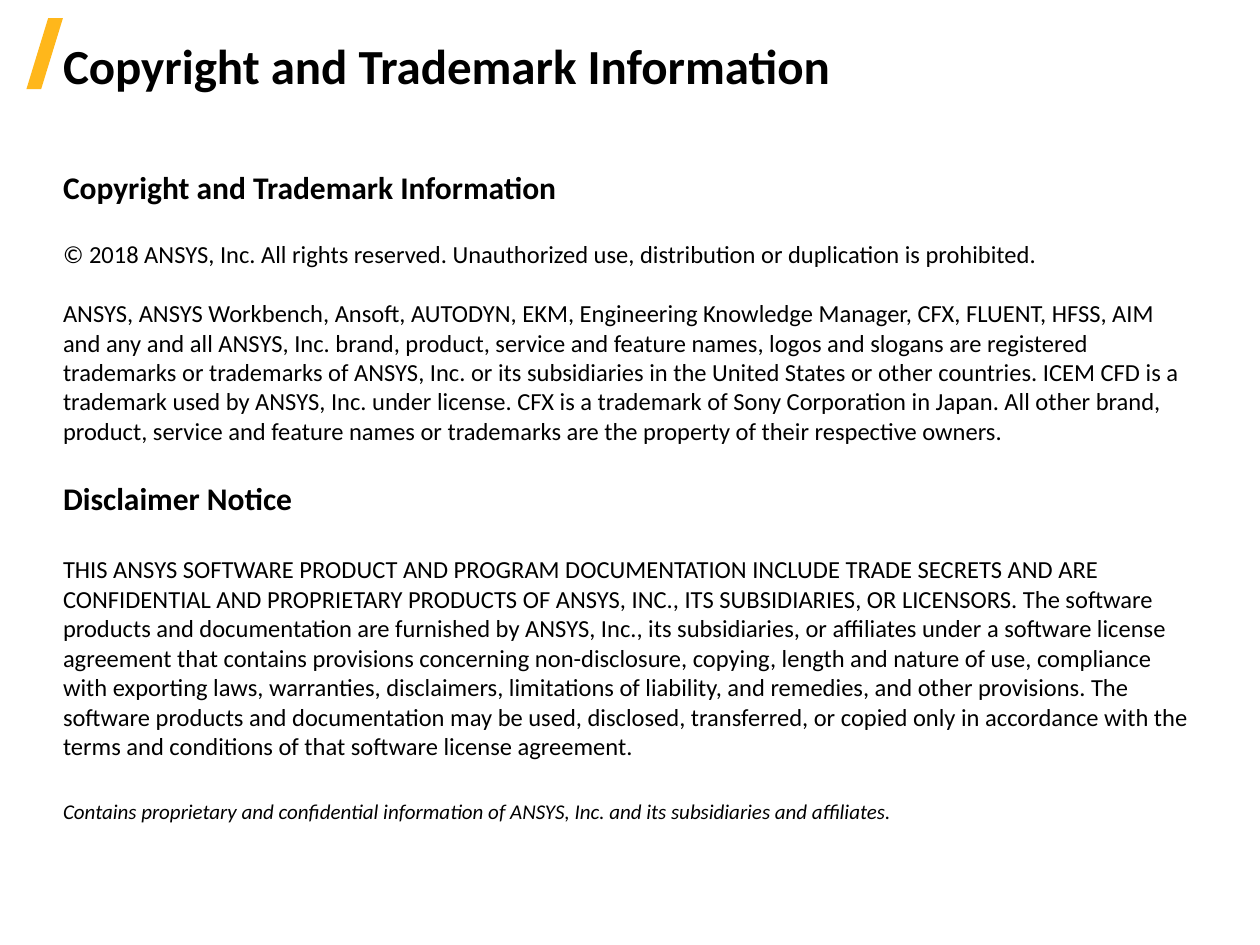
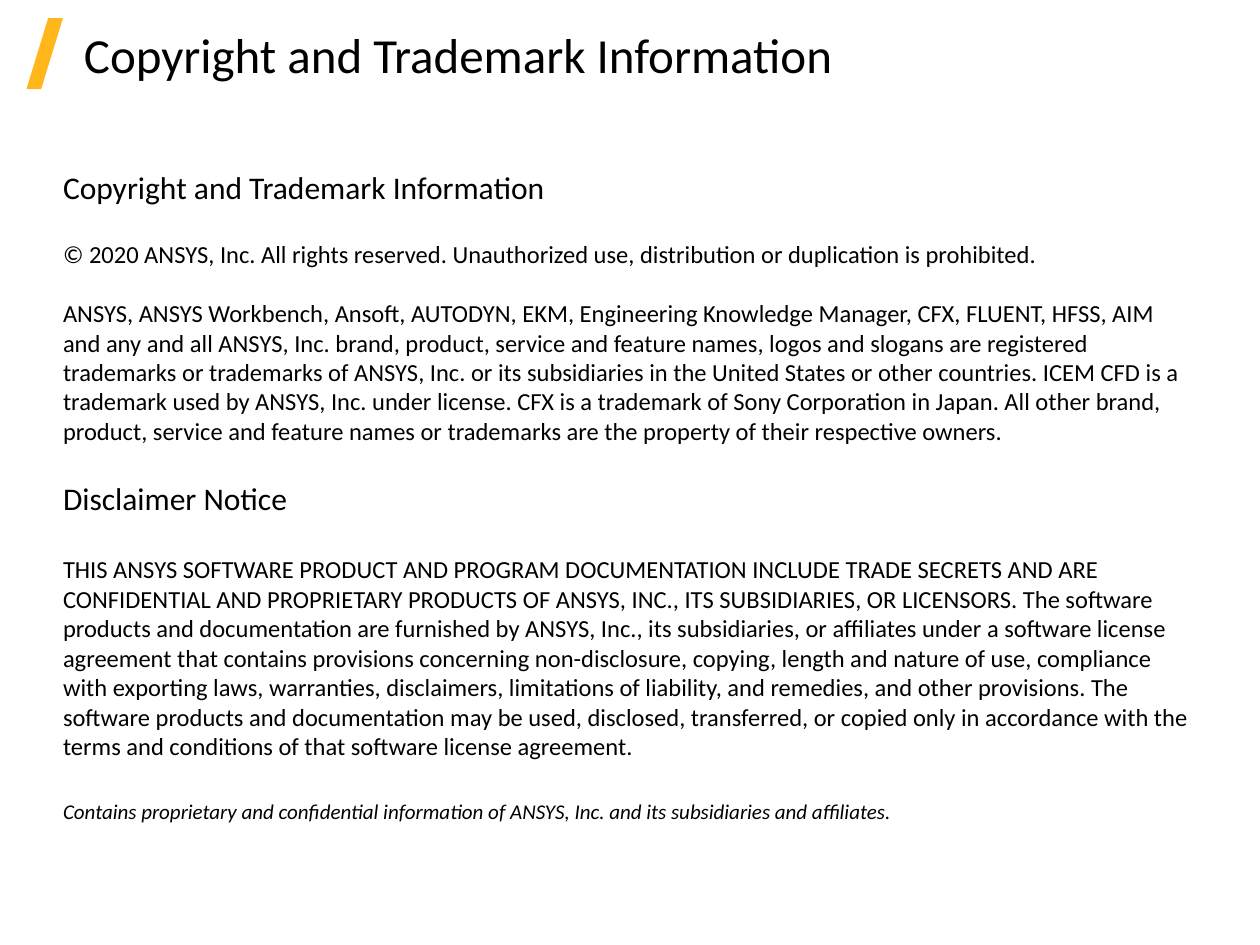
Before and after one commit to beliaev-maksim/ansys-electronic-transformer, a slide deck: slide 2 of help_source(internal)/ETK_2021R1.pptx. Drawn at 1260x945 pixels with LibreOffice and Linux fonts; fonts in the diff are those of the drawing; background and template pictures are left out. Boxes give left, top, right and bottom in pixels: in the first picture for what was removed or moved away, otherwise in the second. Text is boxed around its words. In the diff, an @@ line names an element or a change of style, - is before the commit and + after.

Commit message:
added copyright and fixed ppt

```diff
--- a/help_source(internal)/ETK_2021R1.pptx
+++ b/help_source(internal)/ETK_2021R1.pptx
@@ text "Copyright and Trademark Information": place and size @@
-text "Copyright and Trademark Information" at bbox=[63, 49, 830, 93]
+text "Copyright and Trademark Information" at bbox=[84, 39, 832, 82]
@@ text "Copyright and Trademark Information" at bbox=[84, 39, 832, 82]: bold off @@
@@ text at bbox=[63, 177, 544, 511]: bold off in "Copyright and Trademark Information", "Disclaimer Notice" @@
@@ text at bbox=[89, 246, 1036, 268]: text changed @@
-© 2018 ANSYS, Inc. All rights reserved. Unauthorized use, distribution or duplication is prohibited.
+© 2020 ANSYS, Inc. All rights reserved. Unauthorized use, distribution or duplication is prohibited.
```
Also in this commit, not shown: 18 other slides changed, 1 slide added, 2 slides removed, 8 other files.
